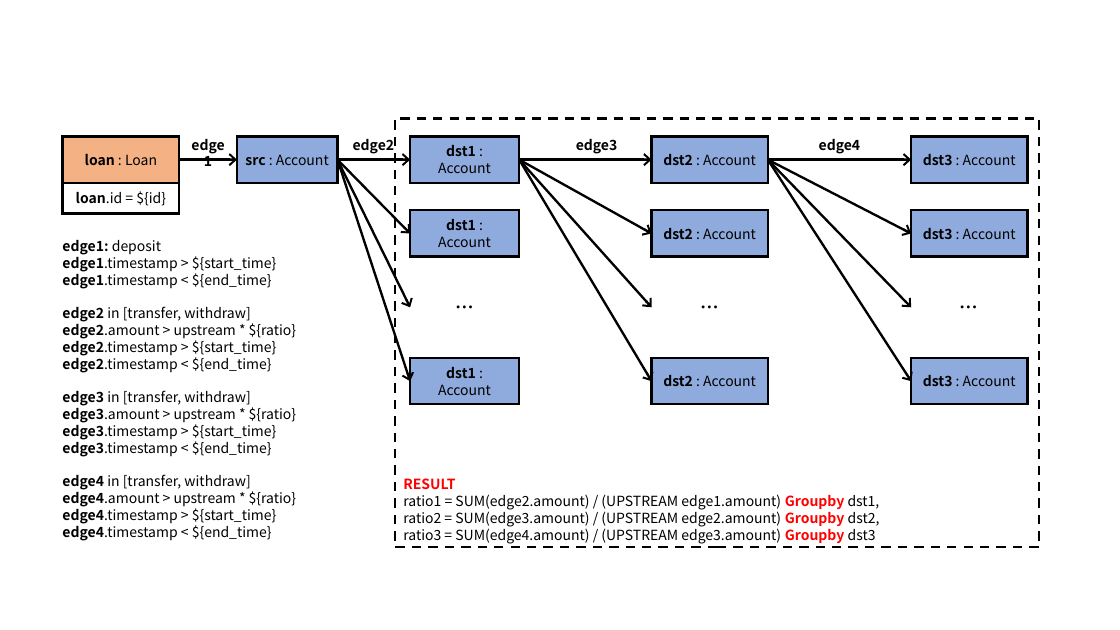
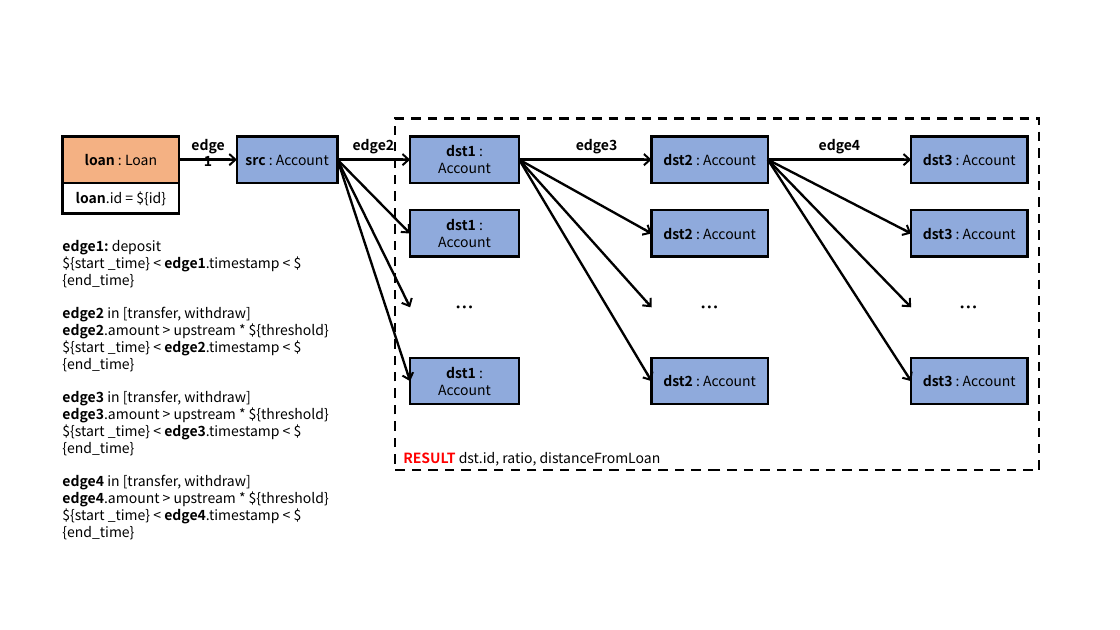
Before and after one commit to ldbc/ldbc_finbench_docs, a slide deck: slide 8 of patterns/transaction-complex-read.pptx. Drawn at 1120x630 pixels with LibreOffice and Linux fonts; fonts in the diff are those of the drawing. Boxes give left, top, right and bottom in pixels: in the first picture for what was removed or moved away, otherwise in the second. Text is boxed around its words. In the diff, an @@ line names an element or a change of style, - is before the commit and + after.

```diff
--- a/patterns/transaction-complex-read.pptx
+++ b/patterns/transaction-complex-read.pptx
@@ rectangle "RESULT dst.id, ratio, distanceFromLoan": place and size @@
-rectangle "RESULT dst.id, ratio, distanceFromLoan" at (395,118,1039,548)
+rectangle "RESULT dst.id, ratio, distanceFromLoan" at (395,118,1039,471)
@@ text at (62,254,279,288): text changed @@
-edge1.timestamp > ${start_time}
-edge1.timestamp < ${end_time}
+${start _time} < edge1.timestamp < ${end_time}
@@ text at (62,321,329,372): text changed @@
-edge2.amount > upstream * ${ratio}
-edge2.timestamp > ${start_time}
-edge2.timestamp < ${end_time}
+edge2.amount > upstream * ${threshold}
+${start _time} < edge2.timestamp < ${end_time}
@@ text at (62,405,329,456): text changed @@
-edge3.amount > upstream * ${ratio}
-edge3.timestamp > ${start_time}
-edge3.timestamp < ${end_time}
+edge3.amount > upstream * ${threshold}
+${start _time} < edge3.timestamp < ${end_time}
@@ text in rectangle at (403,452,661,466): text changed @@
-RESULT
-ratio1 = SUM(edge2.amount) / (UPSTREAM edge1.amount) Groupby dst1,
-ratio2 = SUM(edge3.amount) / (UPSTREAM edge2.amount) Groupby dst2,
-ratio3 = SUM(edge4.amount) / (UPSTREAM edge3.amount) Groupby dst3
+RESULT dst.id, ratio, distanceFromLoan
@@ text at (62,489,329,540): text changed @@
-edge4.amount > upstream * ${ratio}
-edge4.timestamp > ${start_time}
-edge4.timestamp < ${end_time}
+edge4.amount > upstream * ${threshold}
+${start _time} < edge4.timestamp < ${end_time}
```
Also in this commit, not shown: 6 other slides changed, 35 other files.
